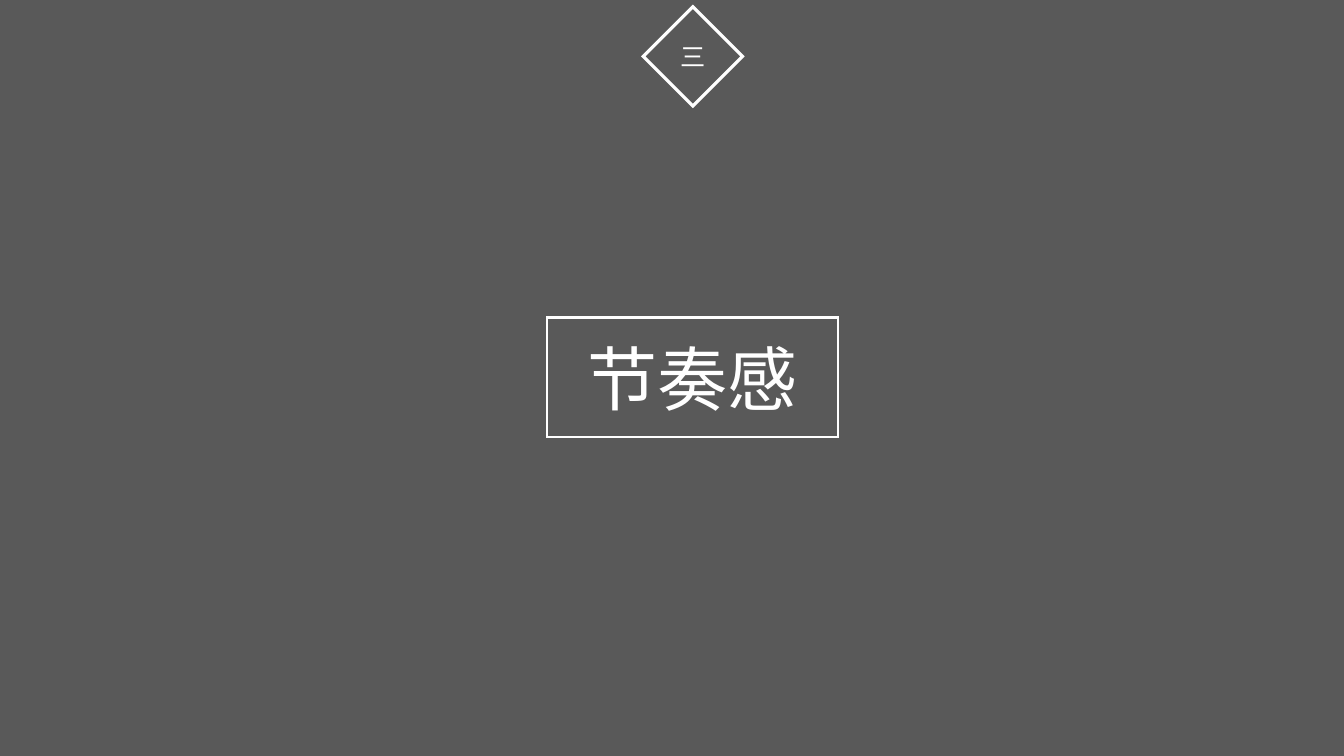
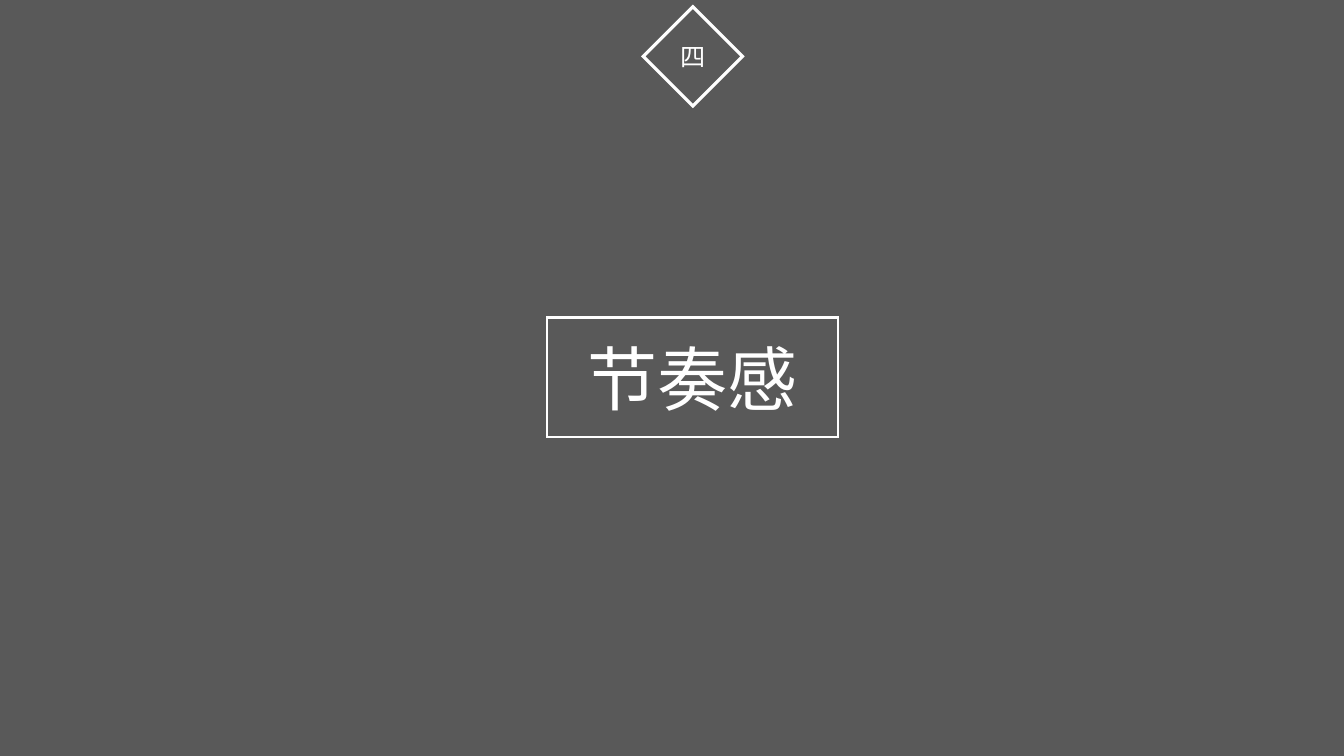
Before and after one commit to ThreePeopleGame/Death, a slide deck: slide 30 of Share/游戏设计理论.pptx (slide 20 before the commit). Drawn at 1344x756 pixels with LibreOffice and Linux fonts; fonts in the diff are those of the drawing. Boxes give left, top, right and bottom in pixels: in the first picture for what was removed or moved away, otherwise in the second. Text is boxed around its words. In the diff, an @@ line names an element or a change of style, - is before the commit and + after.

```diff
--- a/Share/游戏设计理论.pptx
+++ b/Share/游戏设计理论.pptx
@@ text in diamond at <box>680,47,705,67</box>: text changed @@
-三
+四
```
Also in this commit, not shown: 3 other slides changed, 15 slides added, 1 slide removed, 1 other file.
